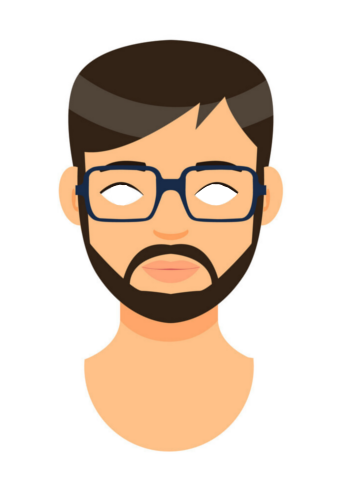
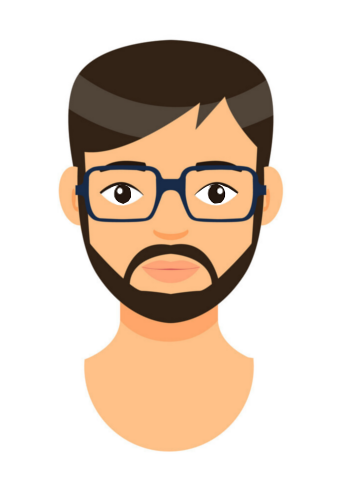
Two versions of the same layered image (344×477). Layer-by-layer changes:
added layer "profile-picture.jpg #1" above "profile-picture.jpg" over [113, 184, 226, 204]
